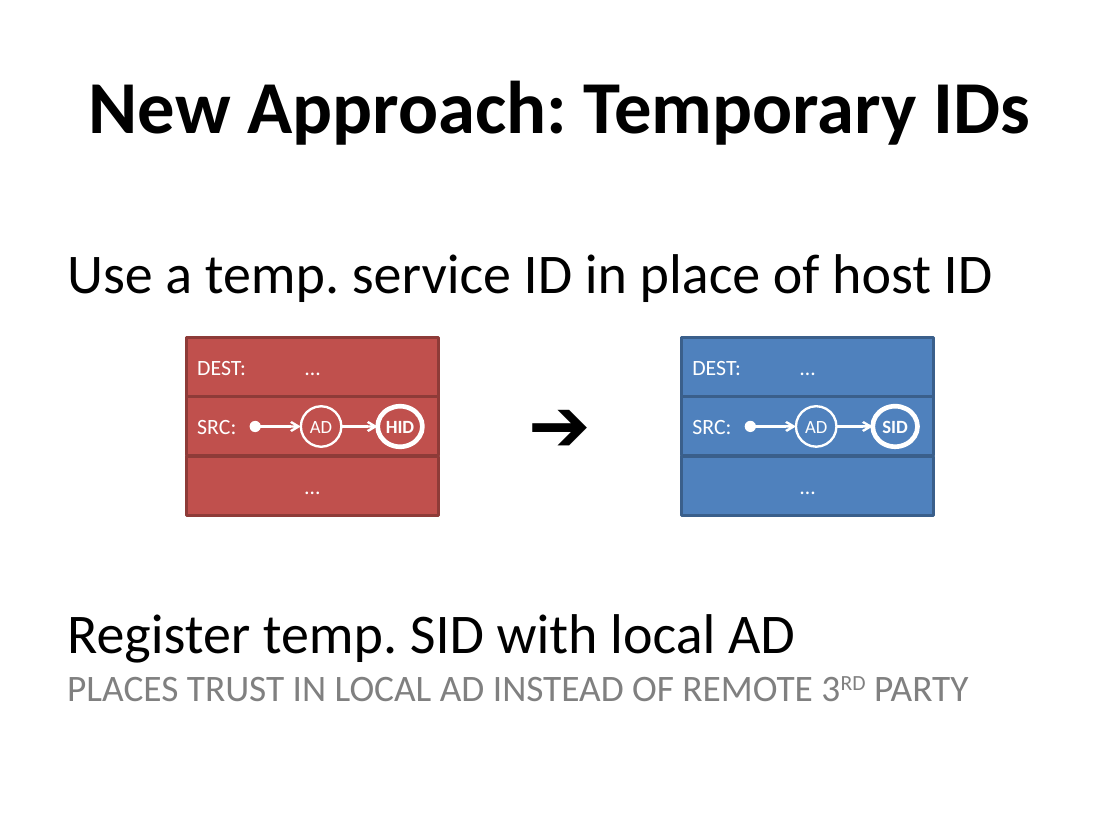
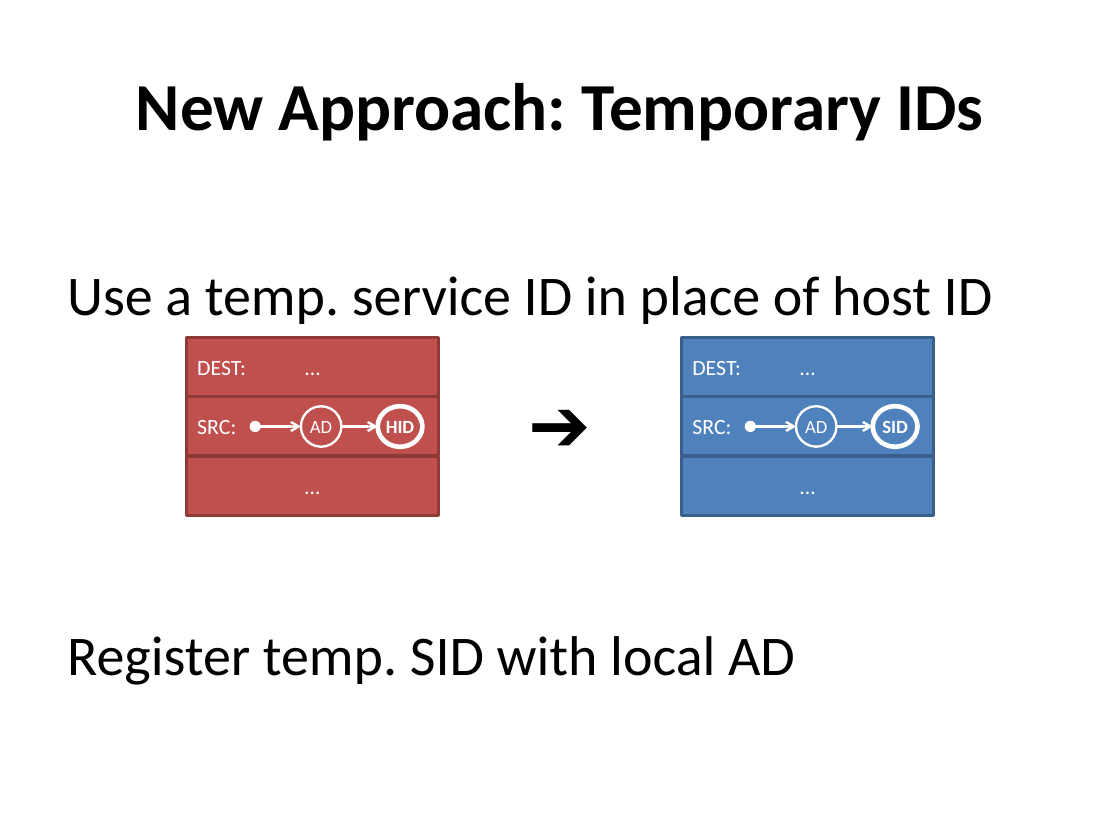
Before and after one commit to nfeltman/XIAnon, a slide deck: slide 11 of Presentation/Anonymity In XIA.pptx (slide 8 before the commit). Drawn at 1120x840 pixels with LibreOffice and Linux fonts; fonts in the diff are those of the drawing. Boxes give left, top, right and bottom in pixels: in the first picture for what was removed or moved away, otherwise in the second. Text is boxed around its words. In the diff, an @@ line names an element or a change of style, - is before the commit and + after.

```diff
--- a/Presentation/Anonymity In XIA.pptx
+++ b/Presentation/Anonymity In XIA.pptx
@@ title "New Approach: Temporary IDs" at [136,83,983,141]: size 48 to 43.2 pt @@
@@ text at [67,677,968,701]: paragraph removed @@
-  PLACES TRUST IN LOCAL AD INSTEAD OF REMOTE 3RD PARTY
```
Also in this commit, not shown: 4 other slides changed, 5 slides added, 2 slides removed.
